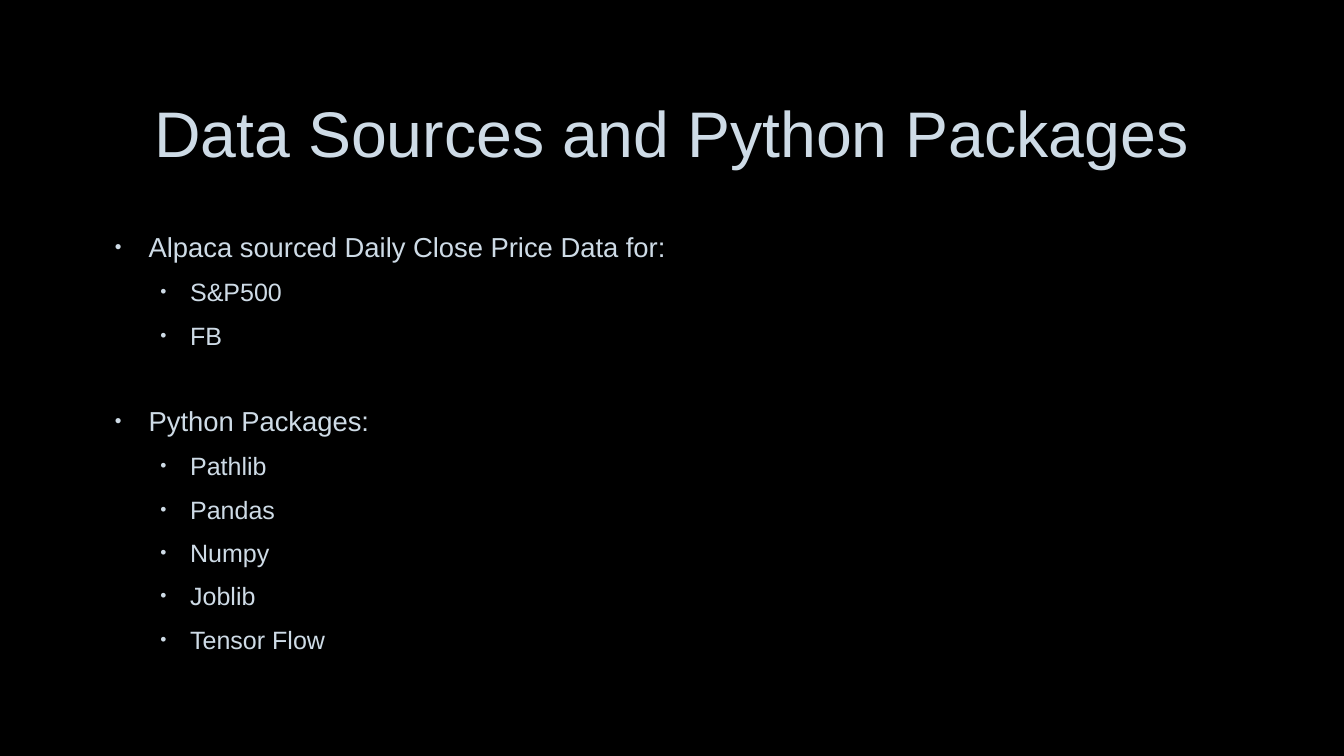
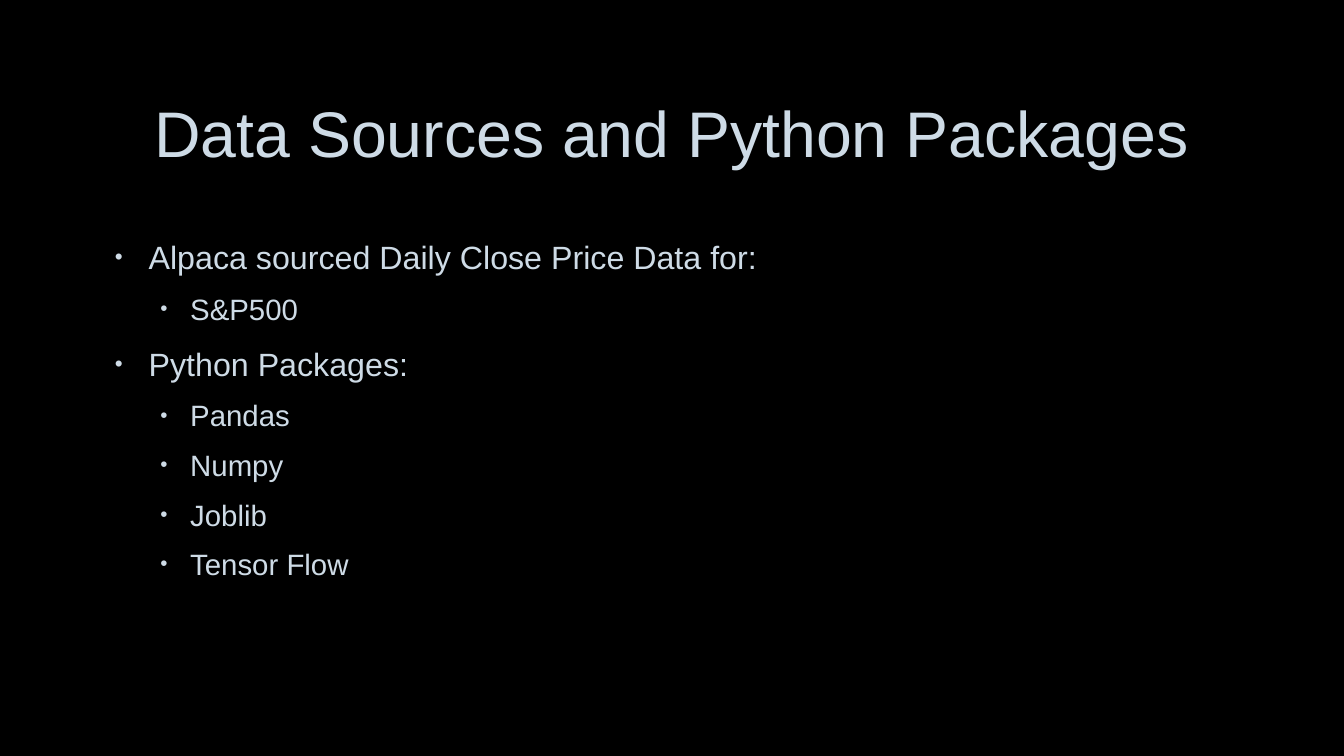
Before and after one commit to lchristij/MLProject, a slide deck: slide 3 of Stock Trading Algo.pptx (slide 6 before the commit). Drawn at 1344x756 pixels with LibreOffice and Linux fonts; fonts in the diff are those of the drawing; background and template pictures are left out. Boxes give left, top, right and bottom in pixels: in the first picture for what was removed or moved away, otherwise in the second. Text is boxed around its words. In the diff, an @@ line names an element or a change of style, - is before the commit and + after.

```diff
--- a/Stock Trading Algo.pptx
+++ b/Stock Trading Algo.pptx
@@ text "Alpaca sourced Daily Close Price ..." at [149, 245, 756, 576]: size 19.6 to 23 pt in "Alpaca sourced Daily Close Price Data for:", "Python Packages:"; size 17.9 to 21 pt in "S&P500", "Pandas", "Numpy", "Joblib" and 1 more places; line spacing 0.9 to 1.1 @@
@@ text at [190, 327, 222, 345]: paragraph removed @@
-  • FB
@@ text at [190, 457, 266, 476]: paragraph removed @@
-  • Pathlib
```
Also in this commit, not shown: 6 other slides changed, 1 slide added, 3 slides removed.
